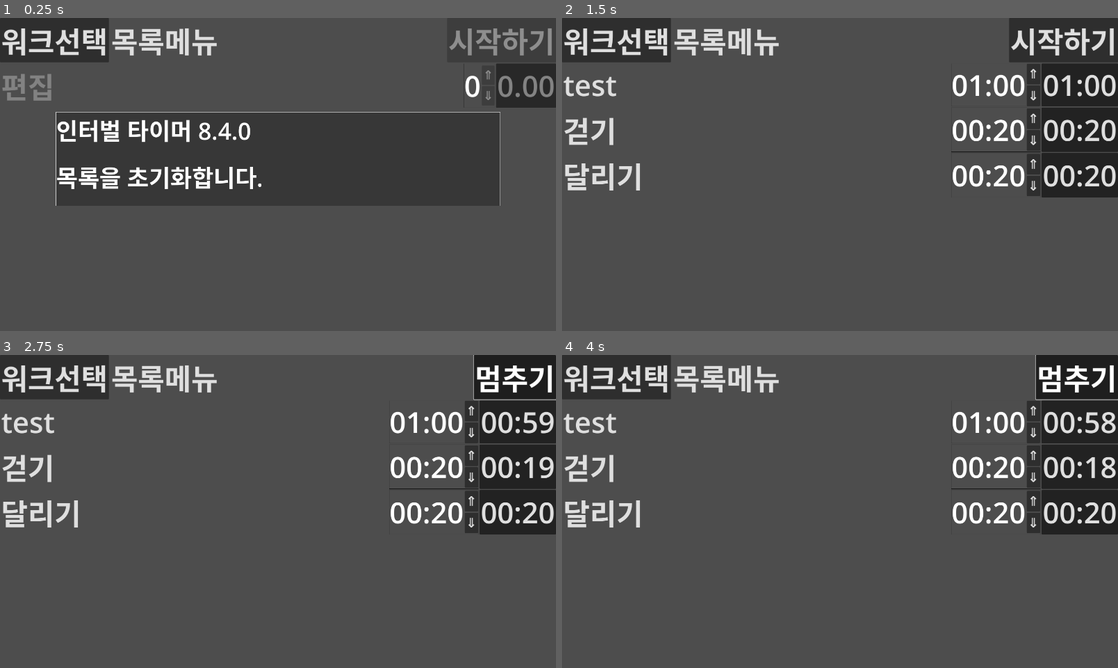
Above: before the commit, frames 1-4 (two rows, left to right).
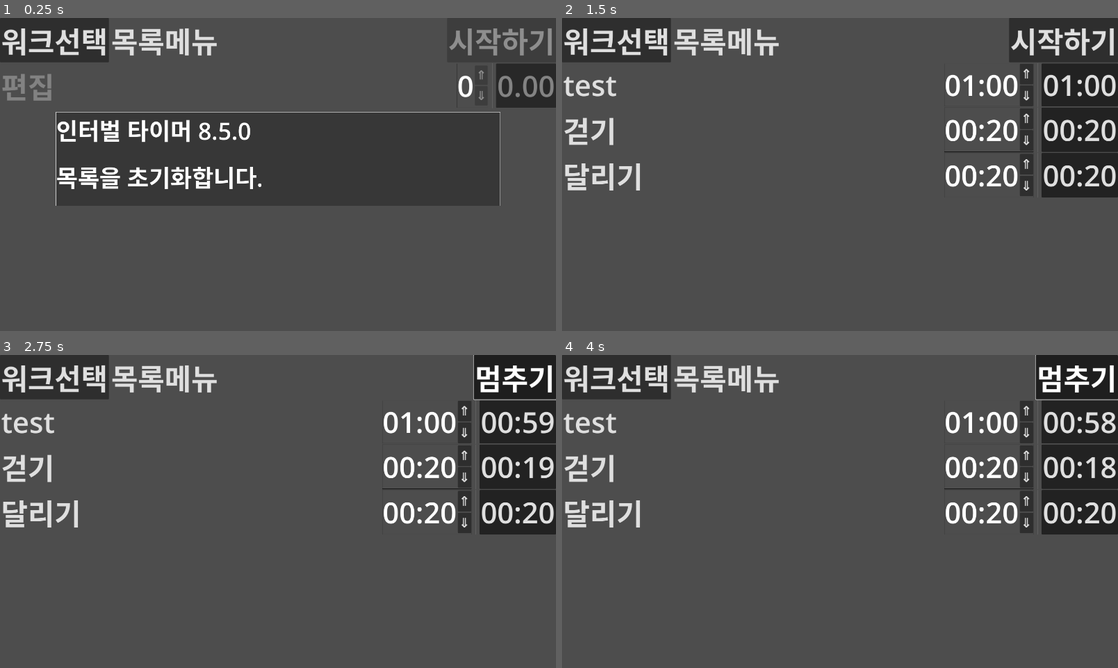
Above: after the commit, the same moments.

Repository: kasworld/maranic
Game: Godot game, scene res://main.tscn
The game is run twice, just before and just after one commit, with the same random seed, the same clock (stepped at 60 frames per second) and the same inputs.
Inputs:
- Up to frame 1 (0.25 s): no input
- Up to frame 2 (1.5 s): click "워크선택" at 0.5 s; click "목록메뉴" at 1.25 s
- Up to frame 3 (2.75 s): click "시작하기" at 2 s
- Up to frame 4 (4 s): click "멈추기" at 2.75 s; click "시작하기" at 3.5 s

The runs differ from the first frame. In frame 1, 0.3% of the frame differs, in the area x 39-89%, y 15-40%; in frame 2, 2.6%, in the area x 68-86%, y 14-57%; in frame 3, 2.6%; in frame 4, 2.6%.
Error in both runs: Invalid access of index '0' on a base object of type: 'PackedStringArray'. (res://main.gd:8)

Commit message:
code clean

Diff:
--- a/int_edit/int_edit.gd
+++ b/int_edit/int_edit.gd
@@ -19,9 +19,6 @@
 var use_limit_low :bool
 var current_value :int
 var formater :Callable = default_formater
-
-func _ready() -> void:
-	pass
 
 func init(fsize :int, fmt :Callable=default_formater)->void:
 	$HBoxContainer/ValueLabel.theme.default_font_size = fsize
--- a/main.gd
+++ b/main.gd
@@ -23,7 +23,7 @@
 func _ready() -> void:
 	var vp_rect = get_viewport_rect()
 	var msgrect = Rect2( vp_rect.size.x * 0.1 ,vp_rect.size.y * 0.3 , vp_rect.size.x * 0.8 , vp_rect.size.y * 0.3 )
-	$TimedMessage.init(msgrect, tr("인터벌 타이머 8.4.0"))
+	$TimedMessage.init(msgrect, tr("인터벌 타이머 8.5.0"))
 	WorkListMenuButton.get_popup().theme = preload("res://menulist_theme.tres")
 	CmdMenuButton.get_popup().theme = preload("res://menulist_theme.tres")
 	WorkListMenuButton.get_popup().index_pressed.connect(work_list_menu_index_pressed)
--- a/subwork_node.gd
+++ b/subwork_node.gd
@@ -19,9 +19,6 @@
 	$TimeRecorder.set_initial_sec(subwork.second)
 	$TimeEdit.init(fsize, TickLib.tick2stri)
 	$TimeEdit.set_limits( 0,true,subwork.second,99,false)
-
-# Called when the node enters the scene tree for the first time.
-func _ready() -> void:
 	$MenuButton.get_popup().theme = preload("res://menulist_theme.tres")
 	$MenuButton.get_popup().index_pressed.connect(_on_menu_index_pressed)
 	$TimeRecorder.overrun.connect(_on_timerecorder_overrun)
--- a/subwork_node.tscn
+++ b/subwork_node.tscn
@@ -42,7 +42,6 @@
 layout_mode = 2
 
 [node name="VSeparator" type="VSeparator" parent="."]
-visible = false
 custom_minimum_size = Vector2(20, 0)
 layout_mode = 2
 
